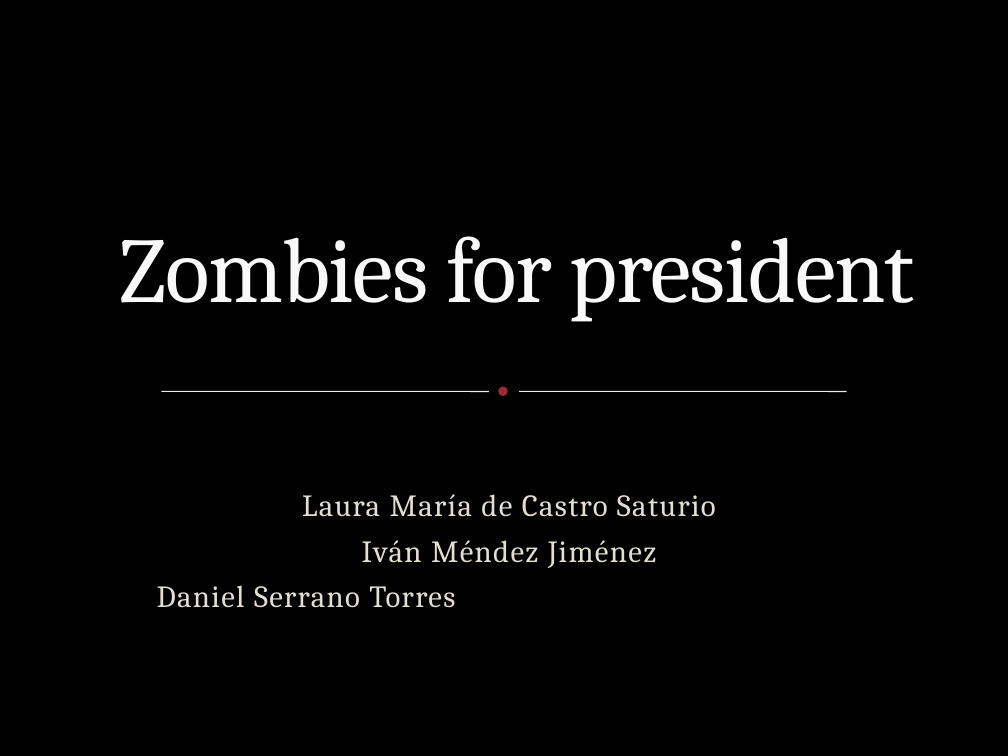
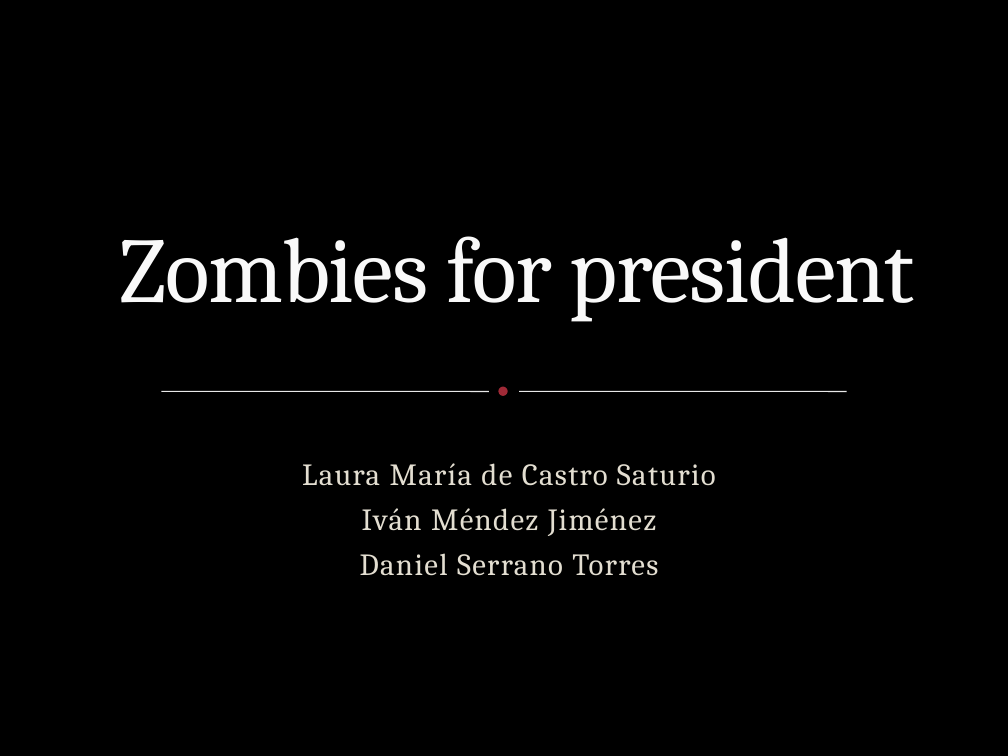
Before and after one commit to plandevida/ZombiesForPresident, a slide deck: slide 1 of zombiesppt.pptx. Drawn at 1008x756 pixels with LibreOffice and Linux fonts; fonts in the diff are those of the drawing; background and template pictures are left out. Boxes give left, top, right and bottom in pixels: in the first picture for what was removed or moved away, otherwise in the second. Text is boxed around its words. In the diff, an @@ line names an element or a change of style, - is before the commit and + after.

```diff
--- a/zombiesppt.pptx
+++ b/zombiesppt.pptx
@@ subtitle "Laura María de Castro Saturio" rewrapped from [157,494,716,608] to [302,463,716,576] @@
```
Also in this commit, not shown: 1 other slide changed, 4 other files.
